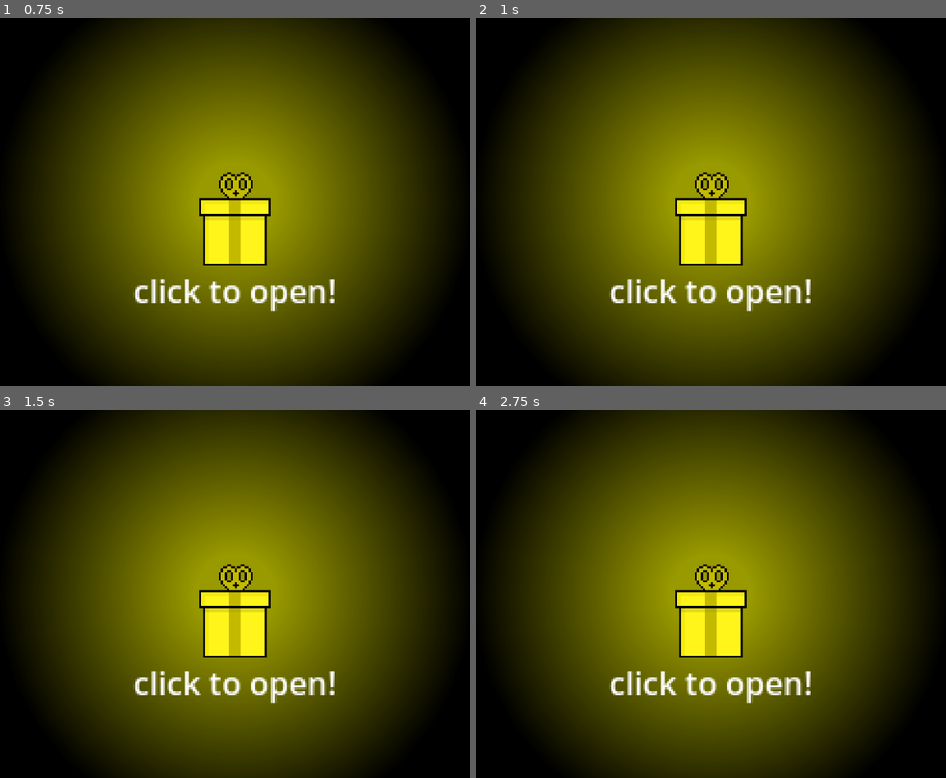
Above: before the commit, frames 1-4 (two rows, left to right).
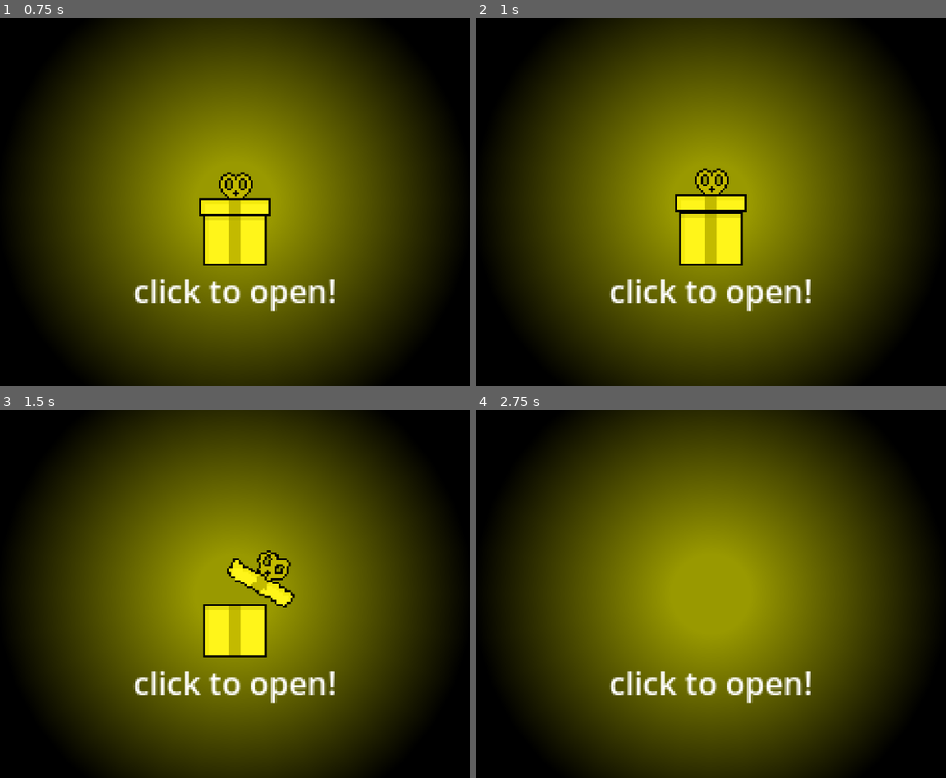
Above: after the commit, the same moments.

Repository: RafaeloxMC/giftbox
Game: Godot game, scene res://scenes/loading.tscn
Two runs of this game, one before a commit and one after it. Both use one fixed random seed, a clock stepped at 60 frames per second and the inputs below. Before the commit the project has no main scene; this scene is started directly in both runs.
Inputs (mouse positions are in pixels of both pictures, inside the frame that each line leads up to):
- Up to frame 1 (0.75 s): tap Enter at 0.5 s; move the mouse to (380, 183) at 0.52 s; hold Right from 0.53 s (still down); click (380, 183) at 0.6 s
- Up to frame 2 (1 s): keep holding Right
- Up to frame 3 (1.5 s): tap Enter at 1.25 s; move the mouse to (103, 612) at 1.27 s; release Right at 1.28 s; hold Down from 1.28 s (still down); click (103, 612) at 1.35 s
- Up to frame 4 (2.75 s): tap Enter at 2 s; move the mouse to (776, 513) at 2.02 s; release Down at 2.03 s; hold Right from 2.03 s (still down); tap Alt at 2.1 s; click (776, 513) at 2.3 s

Frame 1 is identical in both runs. In frame 2, 0.9% of the frame differs, in the area x 42-58%, y 40-55%; in frame 3, 2.0%; in frame 4, 2.9%, in the area x 42-58%, y 41-68%.

Commit message:
Add opening animation to loading screen

Diff:
--- a/project.godot
+++ b/project.godot
@@ -11,6 +11,7 @@
 [application]
 
 config/name="giftbox"
+run/main_scene="uid://bi0uvnu7iapm"
 config/features=PackedStringArray("4.5", "Forward Plus")
 config/icon="res://icon.svg"
 
@@ -18,6 +19,14 @@
 
 enabled=PackedStringArray("res://addons/godot_super-wakatime/plugin.cfg")
 
+[input]
+
+lmb={
+"deadzone": 0.2,
+"events": [Object(InputEventMouseButton,"resource_local_to_scene":false,"resource_name":"","device":-1,"window_id":0,"alt_pressed":false,"shift_pressed":false,"ctrl_pressed":false,"meta_pressed":false,"button_mask":0,"position":Vector2(0, 0),"global_position":Vector2(0, 0),"factor":1.0,"button_index":1,"canceled":false,"pressed":false,"double_click":false,"script":null)
+]
+}
+
 [rendering]
 
 textures/canvas_textures/default_texture_filter=0
--- a/scenes/loading.tscn
+++ b/scenes/loading.tscn
@@ -1,6 +1,7 @@
-[gd_scene load_steps=15 format=3 uid="uid://bi0uvnu7iapm"]
+[gd_scene load_steps=16 format=3 uid="uid://bi0uvnu7iapm"]
 
 [ext_resource type="Texture2D" uid="uid://c6yip40t68inp" path="res://assets/sprites/gift.png" id="1_ir5ef"]
+[ext_resource type="Script" uid="uid://060qpmslghm2" path="res://scripts/ui/loading.gd" id="1_yc7uc"]
 
 [sub_resource type="StyleBoxFlat" id="StyleBoxFlat_ir5ef"]
 bg_color = Color(1, 1, 1, 0)
@@ -92,7 +93,7 @@
 "texture": SubResource("AtlasTexture_kc112")
 }],
 "loop": true,
-"name": &"default",
+"name": &"open",
 "speed": 5.0
 }]
 
@@ -103,11 +104,13 @@
 anchor_bottom = 1.0
 grow_horizontal = 2
 grow_vertical = 2
+script = ExtResource("1_yc7uc")
 
 [node name="ColorRect" type="ColorRect" parent="."]
 layout_mode = 0
 offset_right = 1152.0
 offset_bottom = 648.0
+mouse_filter = 2
 color = Color(0, 0, 0, 1)
 
 [node name="Components" type="Control" parent="."]
@@ -117,6 +120,7 @@
 offset_right = 528.0
 offset_bottom = 276.0
 scale = Vector2(3.5, 3.5)
+mouse_filter = 2
 
 [node name="Gift" type="Control" parent="Components"]
 layout_mode = 1
@@ -132,6 +136,7 @@
 grow_horizontal = 2
 grow_vertical = 2
 pivot_offset = Vector2(32, 32)
+mouse_filter = 2
 
 [node name="Panel" type="Panel" parent="Components/Gift"]
 modulate = Color(1, 1, 0, 1)
@@ -148,11 +153,13 @@
 grow_horizontal = 2
 grow_vertical = 2
 pivot_offset = Vector2(20, 20)
+mouse_filter = 2
 theme_override_styles/panel = SubResource("StyleBoxFlat_ir5ef")
 
 [node name="AnimatedSprite2D" type="AnimatedSprite2D" parent="Components/Gift"]
 position = Vector2(32, 32)
 sprite_frames = SubResource("SpriteFrames_4ay1x")
+animation = &"open"
 
 [node name="Label" type="Label" parent="Components"]
 layout_mode = 1
@@ -169,3 +176,5 @@
 grow_vertical = 0
 text = "click to open!"
 horizontal_alignment = 1
+
+[connection signal="gui_input" from="." to="." method="_on_gui_input"]
--- /dev/null
+++ b/scripts/ui/loading.gd
@@ -0,0 +1,7 @@
+extends Control
+
+@onready var animated_sprite_2d: AnimatedSprite2D = $Components/Gift/AnimatedSprite2D
+
+func _on_gui_input(event: InputEvent) -> void:
+	if event.is_action("lmb"):
+		animated_sprite_2d.play("open")
Not shown, added: scripts/ui/loading.gd.uid
